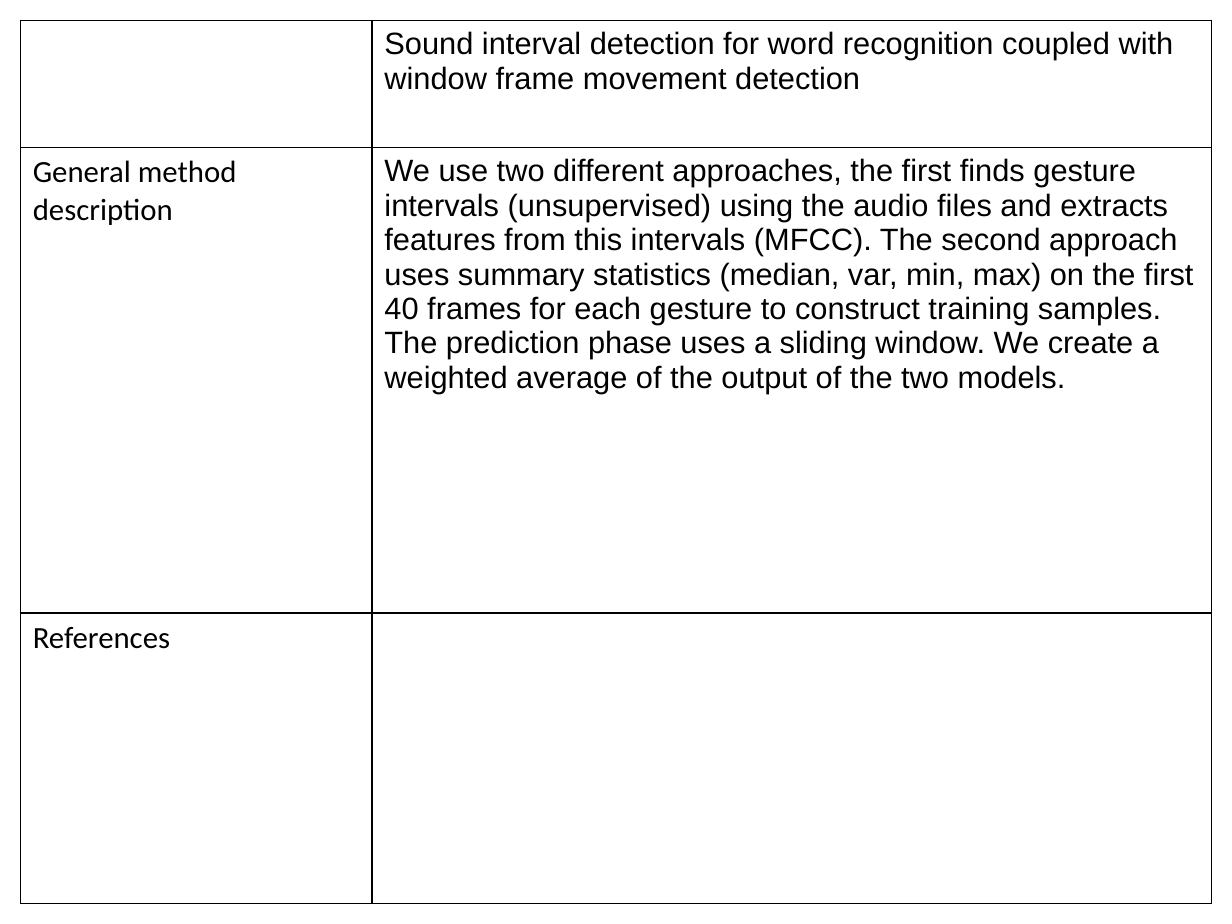
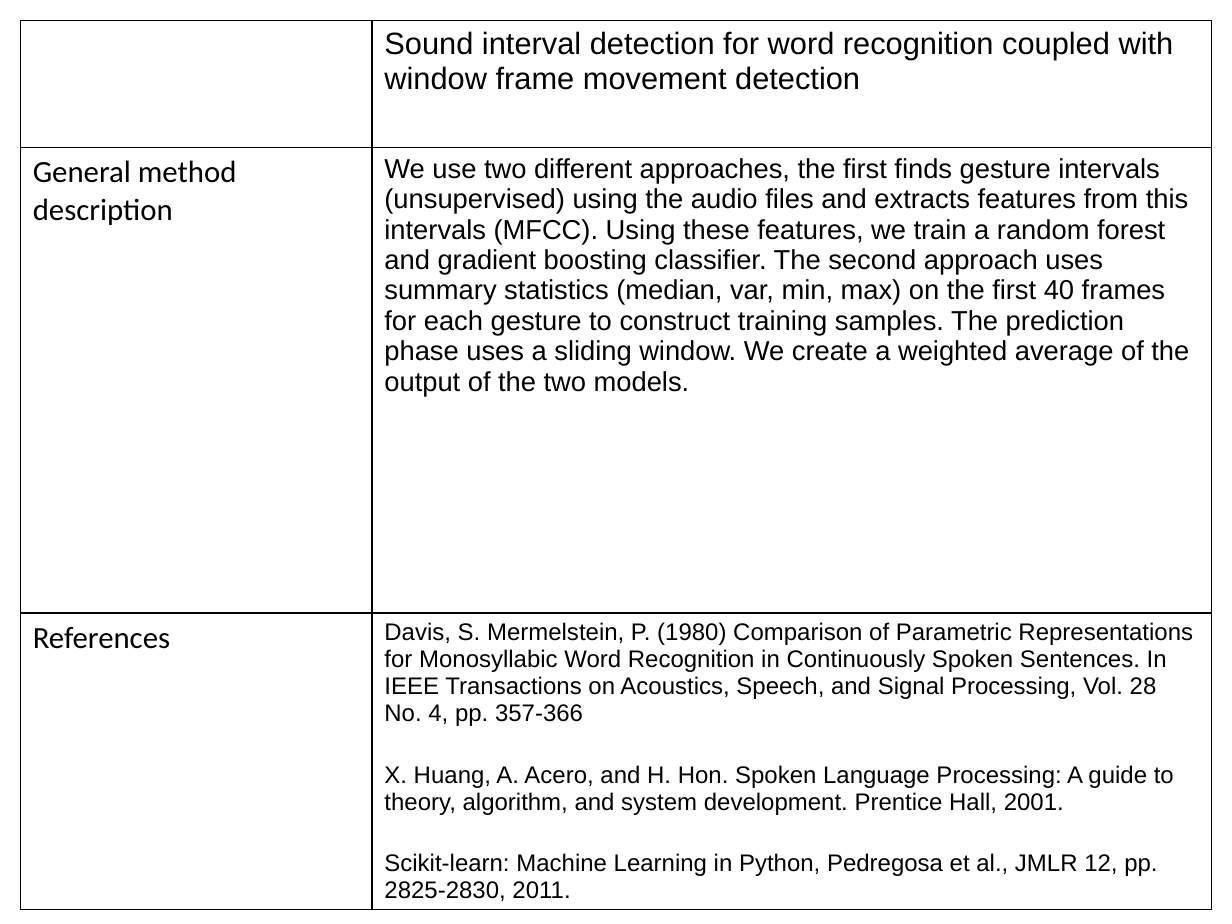
Before and after one commit to thierry-silbermann/MultiModalGestureRecognition, a slide deck: slide 2 of Fact sheet ChaLearn Multimodal Gesture Recognition.pptx. Drawn at 1232x924 pixels with LibreOffice and Linux fonts; fonts in the diff are those of the drawing. Boxes give left, top, right and bottom in pixels: in the first picture for what was removed or moved away, otherwise in the second. Text is boxed around its words. In the diff, an @@ line names an element or a change of style, - is before the commit and + after.

```diff
--- a/Fact sheet ChaLearn Multimodal Gesture Recognition.pptx
+++ b/Fact sheet ChaLearn Multimodal Gesture Recognition.pptx
@@ table at [21,21,1211,905] @@
-row 2, column 2: We use two different approaches, the first finds gesture intervals (unsupervised) using the audio files and extracts features from this intervals (MFCC). The second approach uses summary statistics (median, var, min, max) on the first 40 frames for each gesture to construct training samples. The prediction phase uses a sliding window. We create a weighted average of the output of the two models.
+row 2, column 2: We use two different approaches, the first finds gesture intervals (unsupervised) using the audio files and extracts features from this intervals (MFCC). Using these features, we train a random forest and gradient boosting classifier. The second approach uses summary statistics (median, var, min, max) on the first 40 frames for each gesture to construct training samples. The prediction phase uses a sliding window. We create a weighted average of the output of the two models.
-row 3, column 2: 
+row 3, column 2: Davis, S. Mermelstein, P. (1980) Comparison of Parametric Representations for Monosyllabic Word Recognition in Continuously Spoken Sentences. In IEEE Transactions on Acoustics, Speech, and Signal Processing, Vol. 28 No. 4, pp. 357-366 / X. Huang, A. Acero, and H. Hon. Spoken Language Processing: A guide to theory, algorithm, and system development. Prentice Hall, 2001. / Scikit-learn: Machine Learning in Python, Pedregosa et al., JMLR 12, pp. 2825-2830, 2011.
```
Also in this commit, not shown: 3 other slides changed.
